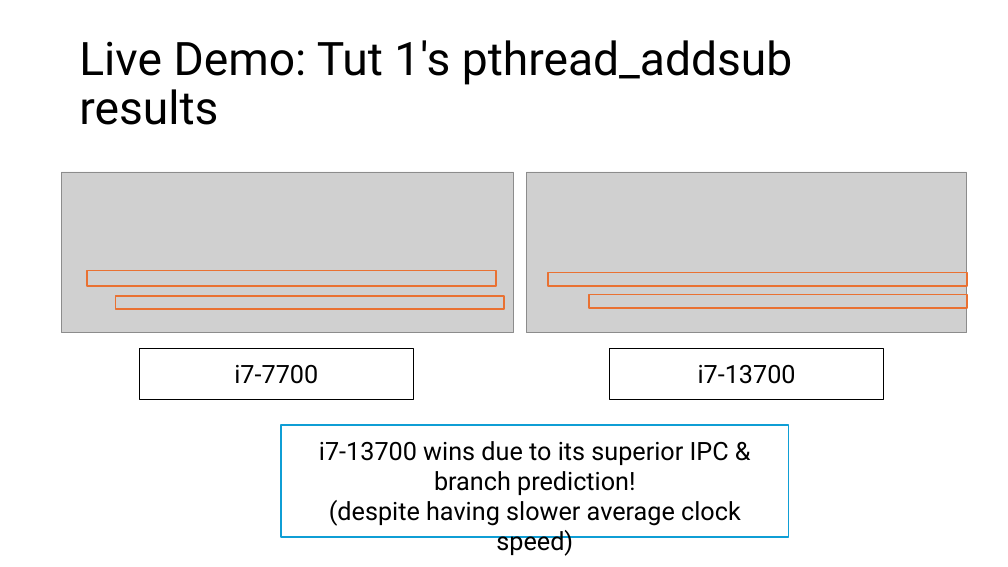
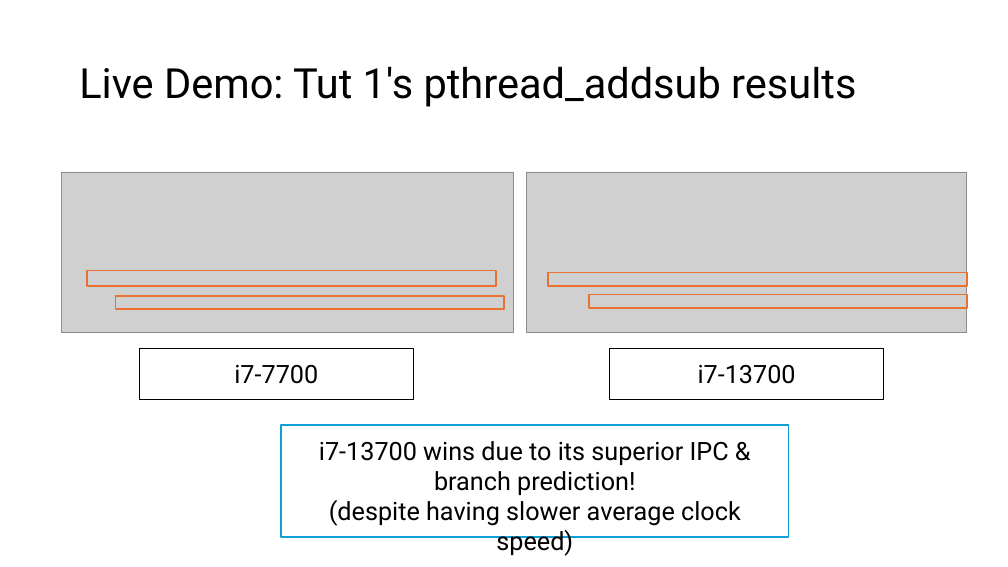
Before and after one commit to theodoreleebrant/TA-2425S1, a slide deck: slide 40 of CS3210/CS3210-TL3 (Lab 2).pptx (slide 29 before the commit). Drawn at 1008x567 pixels with LibreOffice and Linux fonts; fonts in the diff are those of the drawing; grey boxes stand for pictures. Boxes give left, top, right and bottom in pixels: in the first picture for what was removed or moved away, otherwise in the second. Text is boxed around its words. In the diff, an @@ line names an element or a change of style, - is before the commit and + after.

```diff
--- a/CS3210/CS3210-TL3 (Lab 2).pptx
+++ b/CS3210/CS3210-TL3 (Lab 2).pptx
@@ title "Live Demo: Tut 1's pthread_addsub ..." at bbox=[79, 66, 856, 107]: size 44 to 39.6 pt @@
```
Also in this commit, not shown: 1 other slide changed, 11 slides added.
